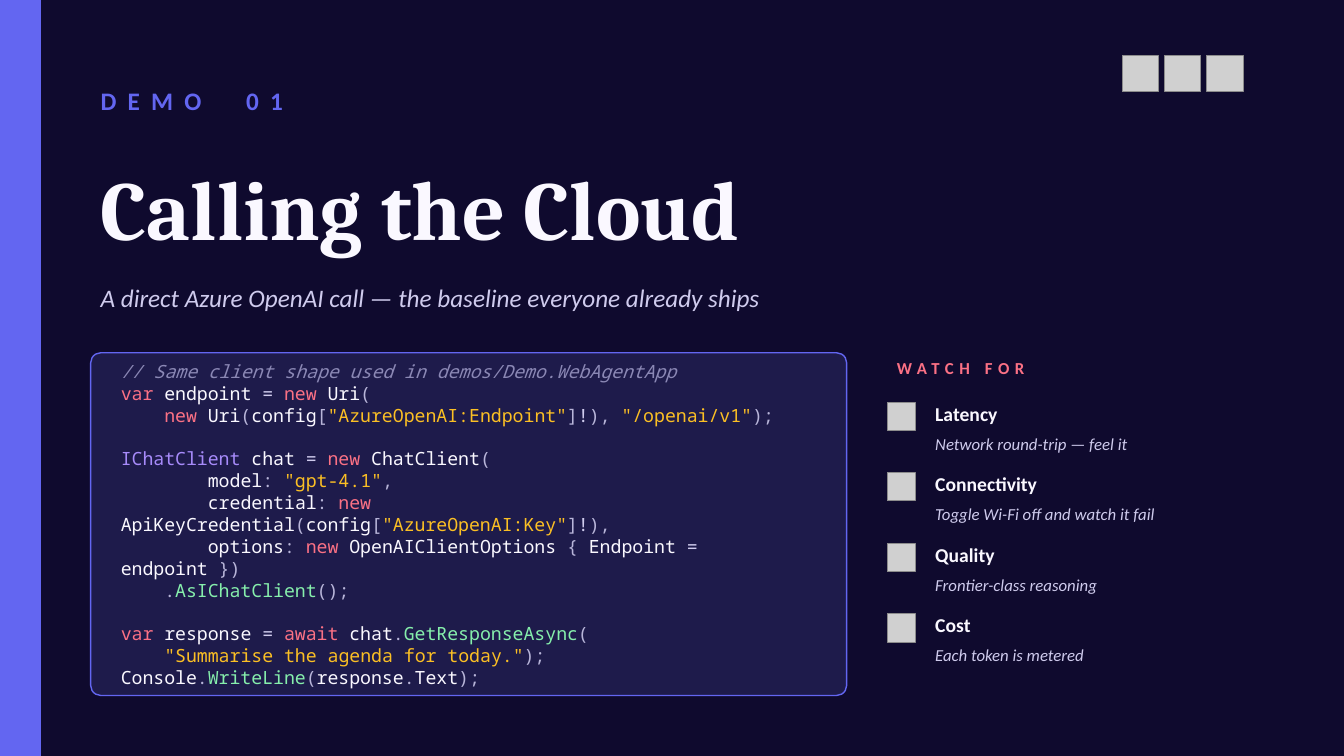
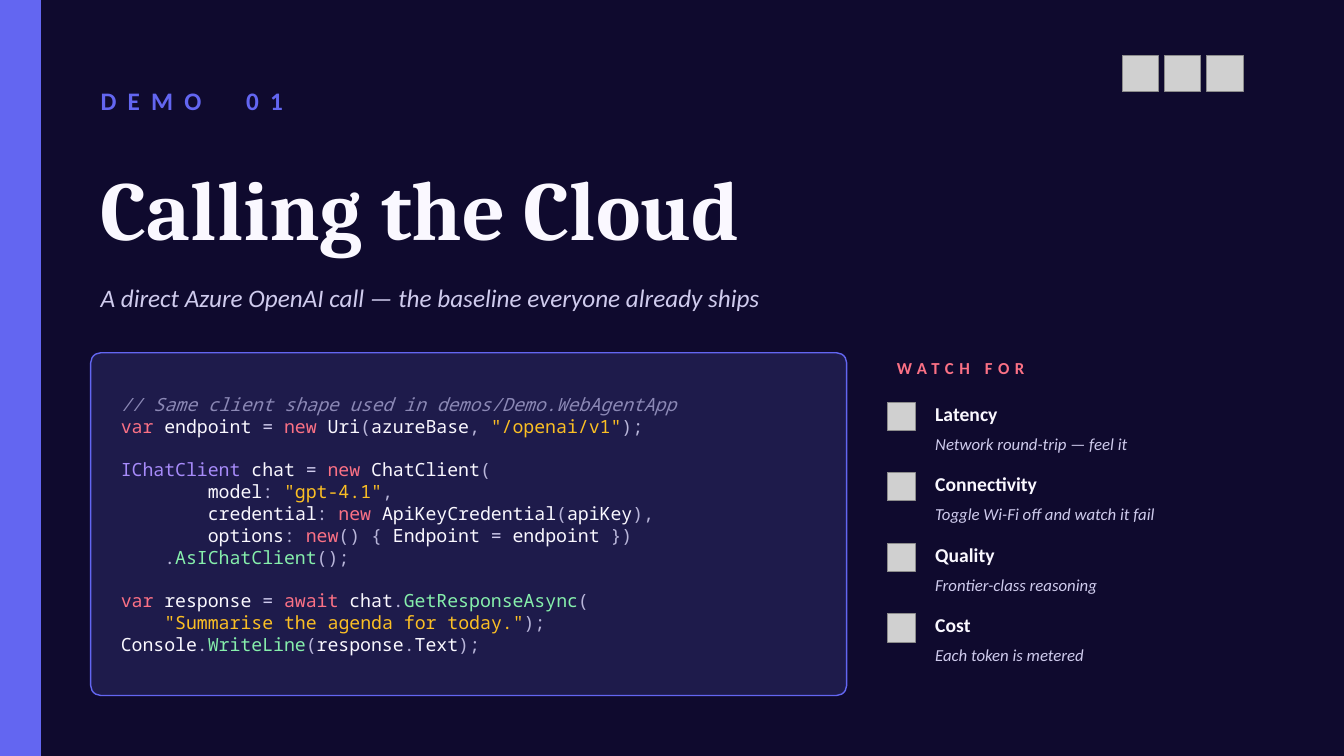
Before and after one commit to mattleibow/cptmsdug-local-cloud-agent-framework, a slide deck: slide 5 of slides/Unifying-Local-Cloud-AI.pptx. Drawn at 1344x756 pixels with LibreOffice and Linux fonts; fonts in the diff are those of the drawing; grey boxes stand for pictures. Boxes give left, top, right and bottom in pixels: in the first picture for what was removed or moved away, otherwise in the second. Text is boxed around its words. In the diff, an @@ line names an element or a change of style, - is before the commit and + after.

```diff
--- a/slides/Unifying-Local-Cloud-AI.pptx
+++ b/slides/Unifying-Local-Cloud-AI.pptx
@@ text at <box>121,419,643,438</box>: text changed; text colour #FBBF24 to #FAF8FF @@
-var endpoint = new Uri(
-new Uri(config["AzureOpenAI:Endpoint"]!), "/openai/v1");
+var endpoint = new Uri(azureBase, "/openai/v1");
@@ text at <box>208,506,654,547</box>: text changed @@
-credential: new ApiKeyCredential(config["AzureOpenAI:Key"]!),
-options: new OpenAIClientOptions { Endpoint = endpoint })
+credential: new ApiKeyCredential(apiKey),
+options: new() { Endpoint = endpoint })
```
Also in this commit, not shown: 3 other slides changed, 1 other file.
